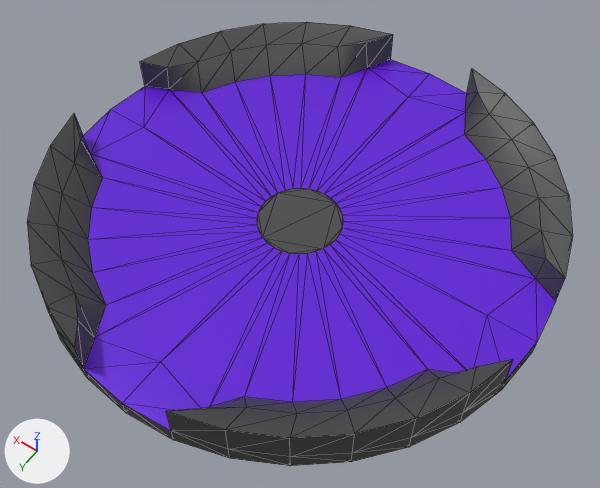
The glTF model Resources/arena3.glb, before and after one commit.
The view is the same before and after, from a camera (50 mm lens) standing at (-5.23, 7.32, 10.8) and looking at (-0.28, 0.39, -0.08). Lighting does not change. The marker at lower left points along +X, +Y and +Z. Mesh edges are drawn as thin lines. Vertices at the same position are counted once.

Objects in the first picture: 'arena'.
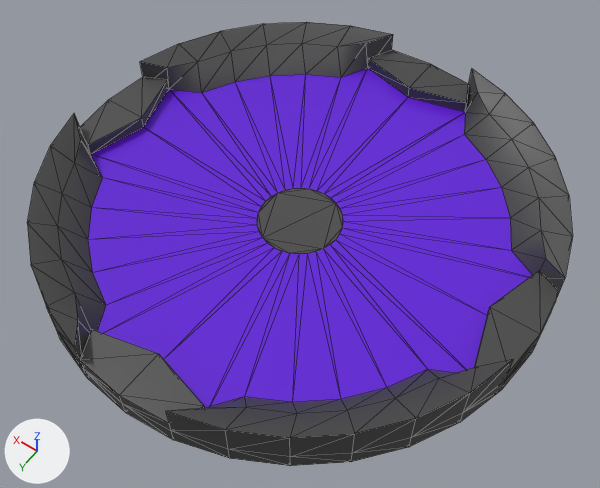
Changed parts and their boxes [x1, y1, x2, y2] in the pictures (600 x 488 px):
part 1 of me_cylinder, built on: before [83, 59, 555, 430]; after [80, 50, 559, 430]

The change in detail:
me_cylinder is used by ob_arena; location (0.0, 0.0, 0.0).
me_cylinder had 216 vertices, 428 faces and spanned x -4.32..4.32, y -4.32..4.32, z -0.15..0.75.
me_cylinder now has 240 vertices, 476 faces and spans x -4.32..4.32, y -4.32..4.32, z -0.15..0.75.
Part 1, on me_cylinder:
16 faces are deleted.
24 new vertices lie (0.0, 0.0, 0.23) away from vertices in x -4.32..4.32, y -4.32..4.32, z 0.15.
64 new faces join them, mat_region1 (dark grey #525252).
